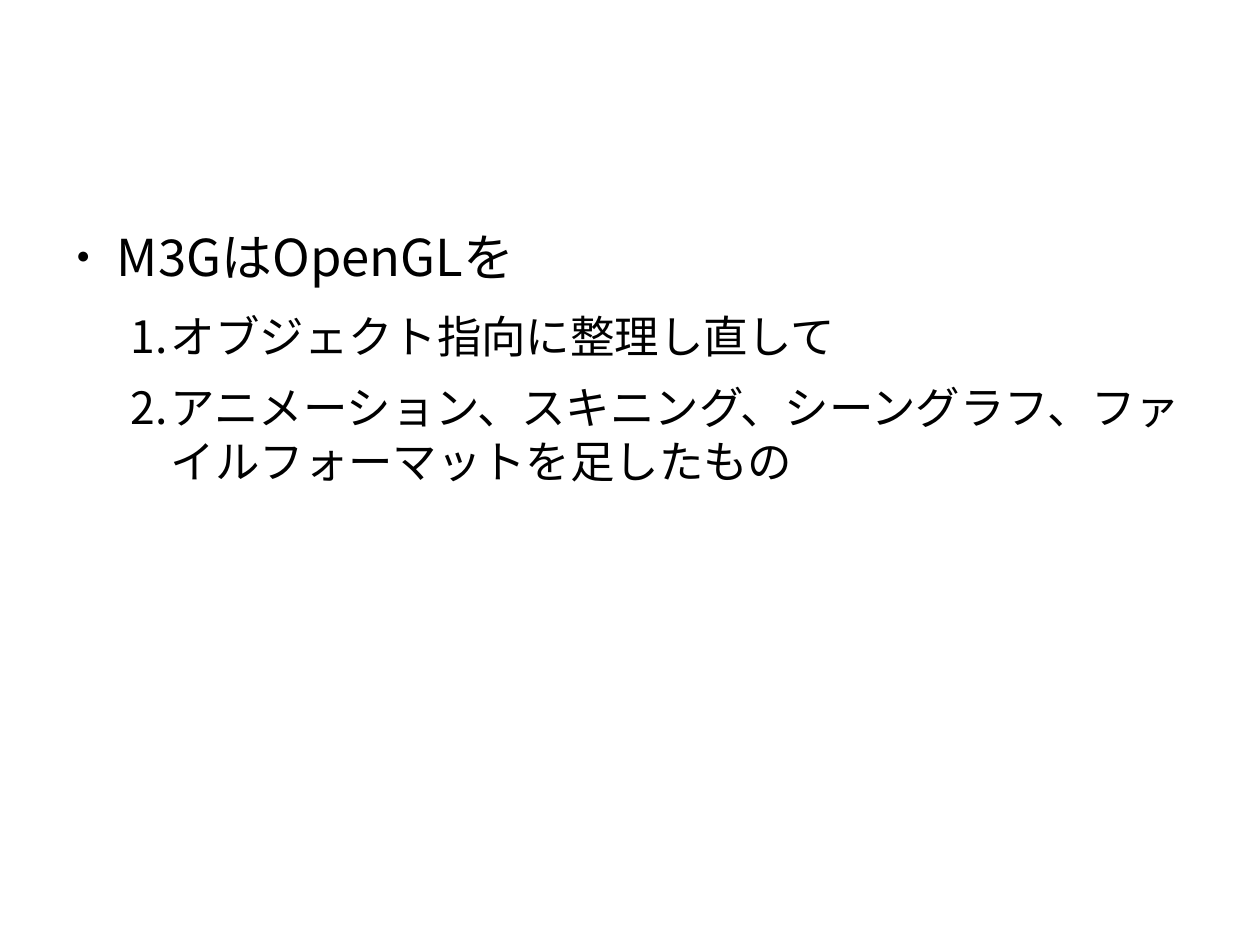
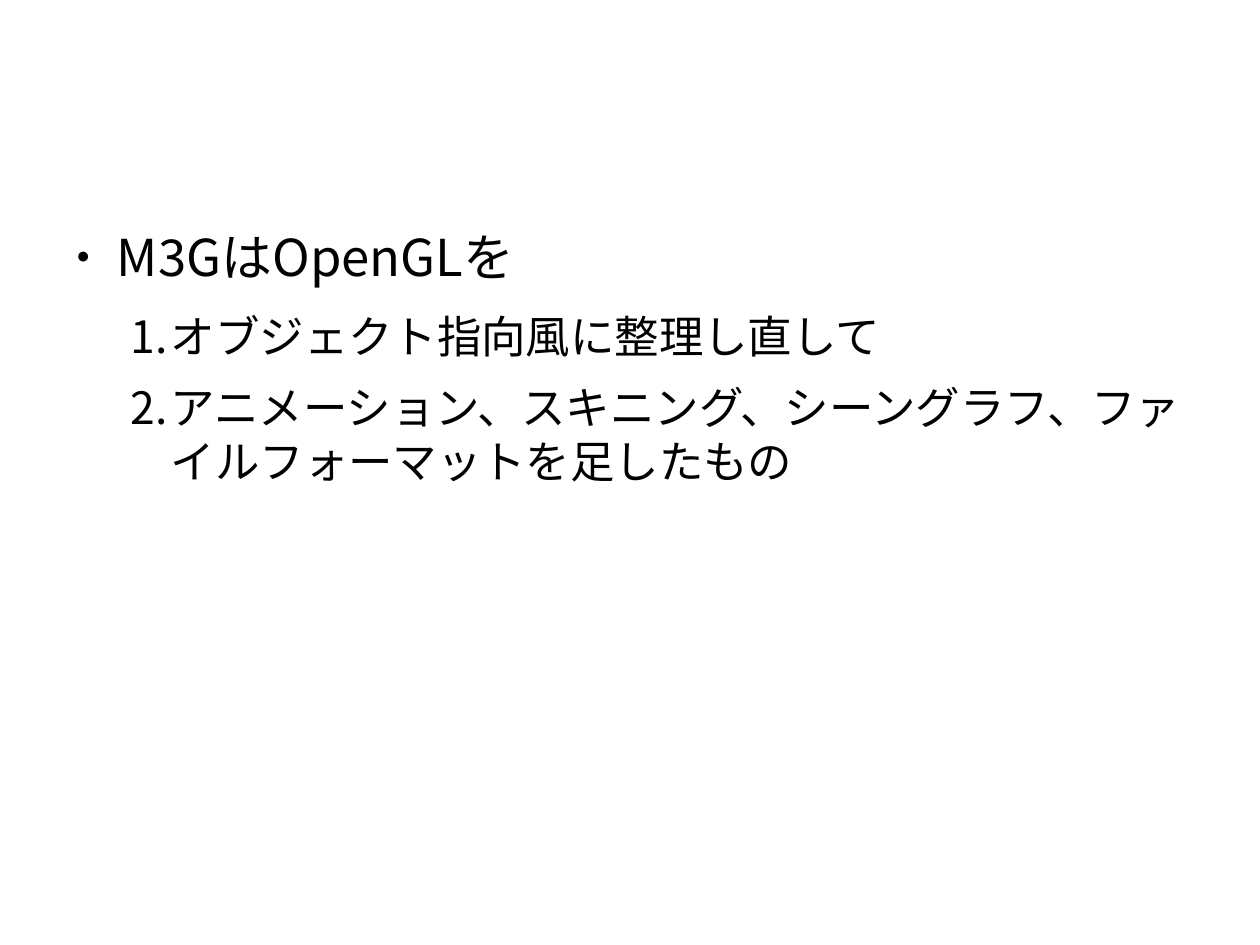
Before and after one commit to vadosnaprimer/desktop-m3g, a slide deck: slide 8 of doc/conference/Ruby会議2010.odp. Drawn at 1260x945 pixels with LibreOffice and Linux fonts; fonts in the diff are those of the drawing. Boxes give left, top, right and bottom in pixels: in the first picture for what was removed or moved away, otherwise in the second. Text is boxed around its words. In the diff, an @@ line names an element or a change of style, - is before the commit and + after.

```diff
--- a/doc/conference/Ruby会議2010.odp
+++ b/doc/conference/Ruby会議2010.odp
@@ text at (x1=130, y1=315, x2=879, y2=357): text changed @@
-  1. オブジェクト指向に整理し直して
+  1. オブジェクト指向風に整理し直して
```
Also in this commit, not shown: 14 other slides changed, 1 slide added, 3 other files.
